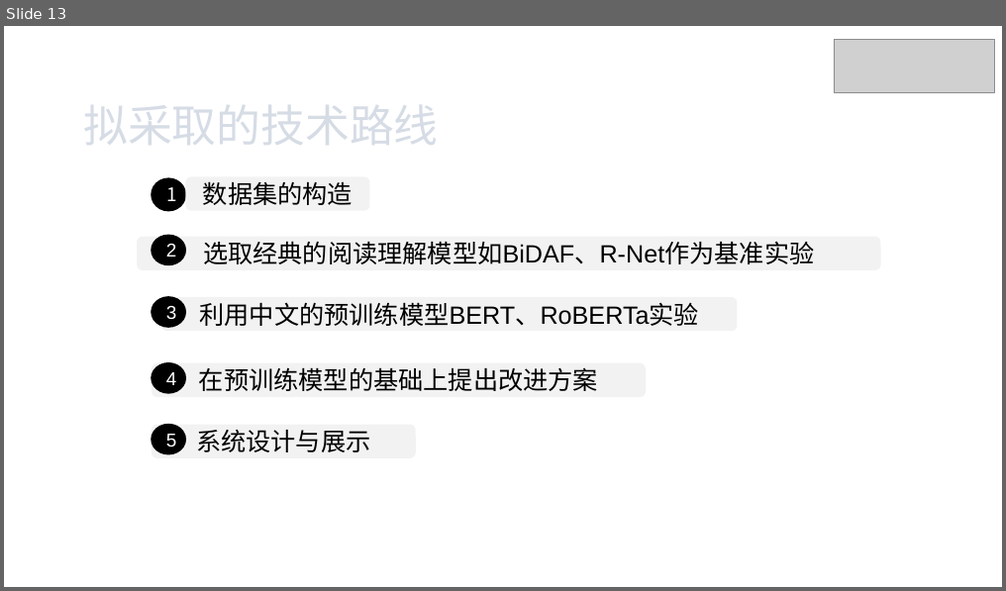
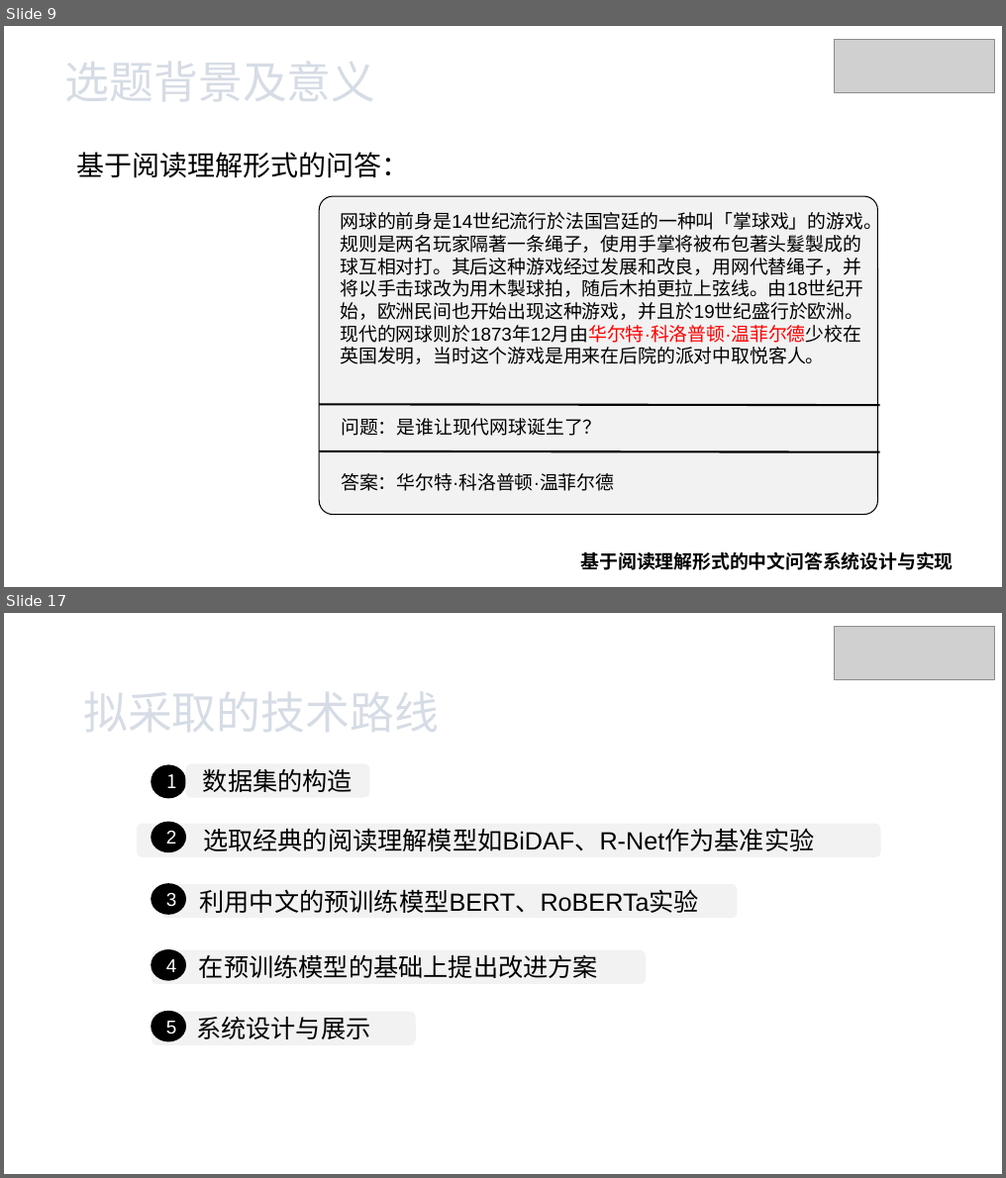
Before and after one commit to xhsun1997/ChineseMRC, a slide deck: 孙相会.pptx. Shown one above the other, each under a label of ours: slide 13 before the commit, slides 9 and 17 after it; the slides between them are not shown. The pictures are 1006x591 and 1006x1178 pixels, drawn with LibreOffice and Linux fonts; fonts in the diff are those of the drawing; grey boxes stand for pictures; background and template pictures are left out. Boxes give left, top, right and bottom in pixels: in the first picture for what was removed or moved away, otherwise in the second. Text is boxed around its words. In the diff, an @@ line names an element or a change of style, - is before the commit and + after.

```diff
--- a/孙相会.pptx
+++ b/孙相会.pptx
@@ slide 9 added at [4,26,1002,587], background picture (left out) @@
@@ picture added at [835,39,994,93] @@
@@ text added at [65,62,376,101], 32 pt, text pattern #44546A on #D6DCE5 @@
+选题背景及意义
@@ text added at [76,152,409,178], 20 pt, text #000000 @@
+基于阅读理解形式的问答：
@@ rounded rectangle added at [320,196,878,515], fill #F2F2F2, outline #000000 0.75 pt @@
@@ text added at [340,209,881,365], 13.5 pt, text #000000 @@
+网球的前身是14世纪流行於法国宫廷的一种叫「掌球戏」的游戏。规则是两名玩家隔著一条绳子，使用手掌将被布包著头髮製成的球互相对打。其后这种游戏经过发展和改良，用网代替绳子，并将以手击球改为用木製球拍，随后木拍更拉上弦线。由18世纪开始，欧洲民间也开始出现这种游戏，并且於19世纪盛行於欧洲。现代的网球则於1873年12月由华尔特·科洛普顿·温菲尔德少校在英国发明，当时这个游戏是用来在后院的派对中取悦客人。
@@ line added from (320, 404) to (880, 405), #000000 1.5 pt @@
@@ text added at [341,418,601,436], 13.5 pt, text #000000 @@
+问题：是谁让现代网球诞生了？
@@ line added from (320, 451) to (880, 452), #000000 1.5 pt @@
@@ text added at [341,473,614,491], 13.5 pt, text #000000 @@
+答案：华尔特·科洛普顿·温菲尔德
@@ text added at [581,553,953,570], 13.5 pt, text #000000, bold @@
+基于阅读理解形式的中文问答系统设计与实现
@@ what was slide 13 is now slide 17 @@
```
Also in this commit, not shown: 6 slides changed, 9 other slides added, 6 slides removed, 5 other files.
